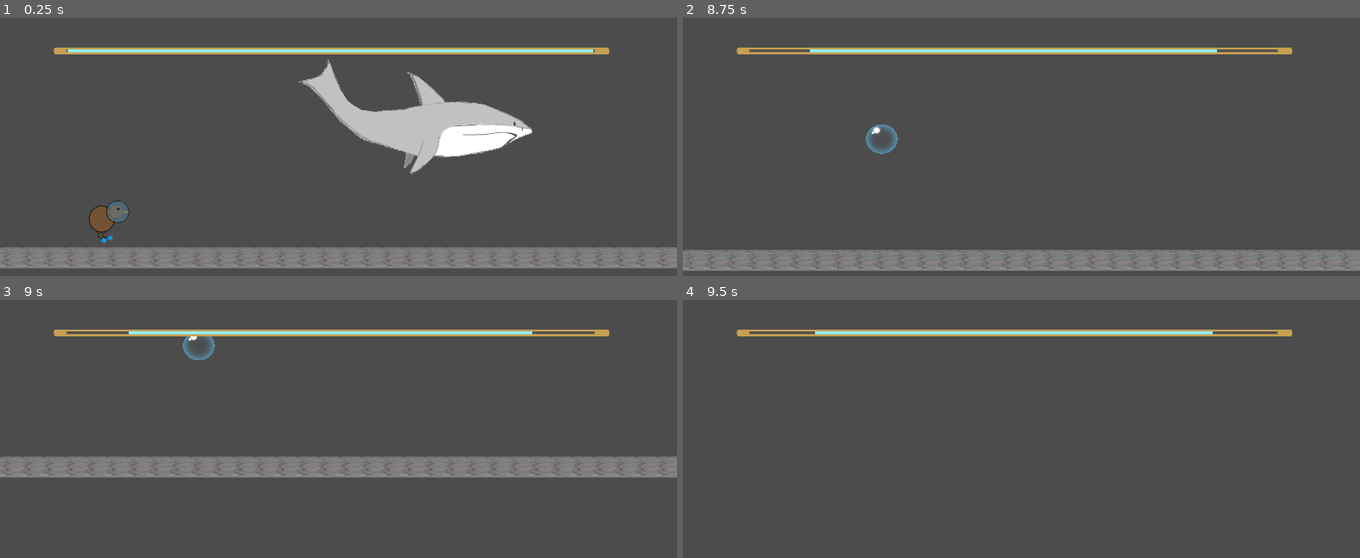
Above: before the commit, frames 1-4 (two rows, left to right).
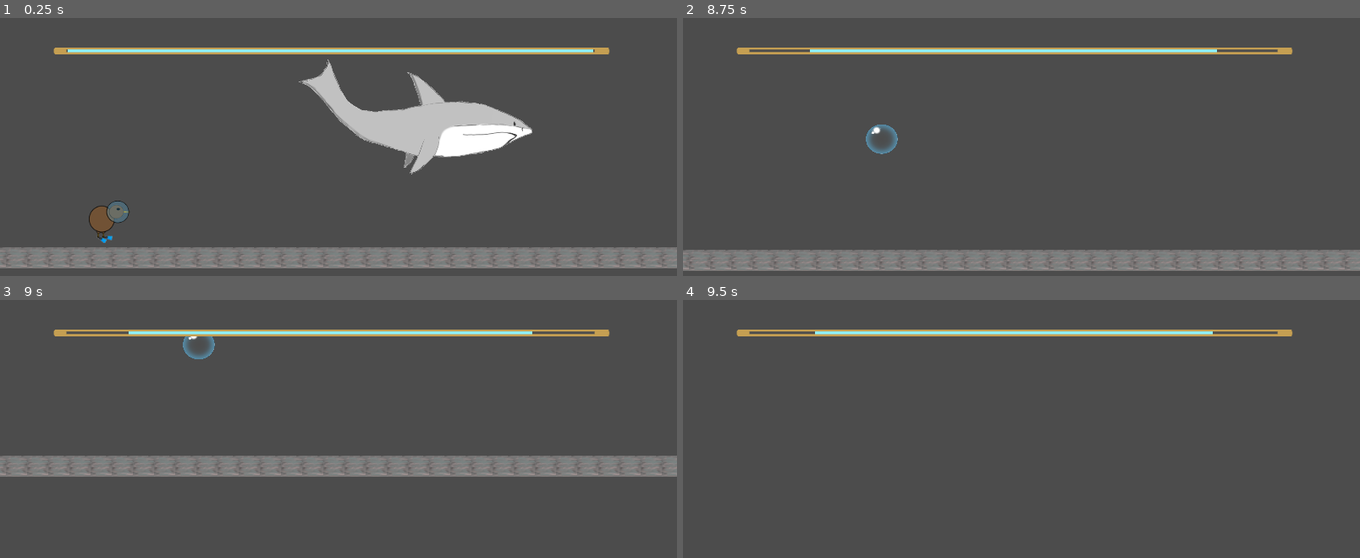
Above: after the commit, the same moments.

Repository: Cpt-Barbosa/CodeGameJam2022
Game: Godot game, scene res://scenes/Game.tscn
Two runs of this game, one before a commit and one after it. Both use one fixed random seed, a clock stepped at 60 frames per second and the inputs below.
Inputs:
- Up to frame 1 (0.25 s): no input
- Up to frame 2 (8.75 s): hold D (move_right) 0.53-2.03 s; tap J (attack) every 0.75 s from 0.6 to 8.1 s; tap Space (jump) at 0.77, 1.52, 3.02, 3.77, 4.52, 6.02, 6.77, 7.25, 7.52 s; hold Q (move_left) 2.03-4.28 s; hold D (move_right) 4.28-8.03 s; tap Enter at 6.5, 8 s; hold Q (move_left) from 8.03 s (still down)
- Up to frame 3 (9 s): keep holding Q (move_left); tap Space (jump) at 8.75 s; tap J (attack) at 8.85 s
- Up to frame 4 (9.5 s): keep holding Q (move_left); tap Space (jump) at 9.02 s

Frames 1-2 are identical in both runs. In frame 3, 1.0% of the frame differs, in the area x 0-100%, y 14-69%; in frame 4, nothing differs.

Commit message:
Ajout menu (sans titre)

Diff:
--- a/scenes/Game.tscn
+++ b/scenes/Game.tscn
@@ -16,7 +16,7 @@
 extents = Vector2( 15, 1711.5 )
 
 [sub_resource type="RectangleShape2D" id=8]
-extents = Vector2( 10, 1710 )
+extents = Vector2( 18.5, 1710 )
 
 [sub_resource type="CircleShape2D" id=9]
 
@@ -129,7 +129,7 @@
 position = Vector2( 1011, 190 )
 
 [node name="CollisionShape2D" type="CollisionShape2D" parent="MurDroit"]
-position = Vector2( 0, 1521 )
+position = Vector2( 8.5, 1521 )
 shape = SubResource( 8 )
 
 [node name="TriggerRequinG" type="Area2D" parent="."]
--- /dev/null
+++ b/scenes/MainMenu.gd
@@ -0,0 +1,24 @@
+extends Panel
+
+
+# Declare member variables here. Examples:
+# var a = 2
+# var b = "text"
+
+
+# Called when the node enters the scene tree for the first time.
+func _ready():
+	pass # Replace with function body.
+
+
+# Called every frame. 'delta' is the elapsed time since the previous frame.
+#func _process(delta):
+#	pass
+
+
+func _on_StartButton_pressed():
+	self.get_tree().change_scene("res://scenes/Game.tscn")
+
+
+func _on_QuitButton_pressed():
+	self.get_tree().quit()
--- /dev/null
+++ b/scenes/MainMenu.tscn
@@ -0,0 +1,57 @@
+[gd_scene load_steps=6 format=2]
+
+[ext_resource path="res://sprite/bg/background.png" type="Texture" id=1]
+[ext_resource path="res://scenes/MainMenu.gd" type="Script" id=2]
+[ext_resource path="res://sprite/joueur/Kiwi_-_droite_64.png" type="Texture" id=3]
+[ext_resource path="res://sprite/coffre/coffre.png" type="Texture" id=4]
+[ext_resource path="res://sprite/ennemi/requin/requin1.png" type="Texture" id=5]
+
+[node name="MainMenu" type="Panel"]
+anchor_right = 1.0
+anchor_bottom = 1.0
+script = ExtResource( 2 )
+__meta__ = {
+"_edit_use_anchors_": false
+}
+
+[node name="Background" type="Sprite" parent="."]
+position = Vector2( 513.5, -1122.25 )
+scale = Vector2( 1.42361, 0.999855 )
+texture = ExtResource( 1 )
+
+[node name="JoueurPNG" type="Sprite" parent="."]
+position = Vector2( 174, 449 )
+texture = ExtResource( 3 )
+
+[node name="CoffrePNG" type="Sprite" parent="."]
+position = Vector2( 863, 491 )
+scale = Vector2( 0.339329, 0.479592 )
+texture = ExtResource( 4 )
+
+[node name="RequinPNG" type="Sprite" parent="."]
+position = Vector2( 996, 157 )
+scale = Vector2( 0.618301, 0.614713 )
+texture = ExtResource( 5 )
+
+[node name="StartButton" type="Button" parent="."]
+margin_left = 405.0
+margin_top = 309.0
+margin_right = 614.0
+margin_bottom = 360.0
+text = "Commencer la partie "
+__meta__ = {
+"_edit_use_anchors_": false
+}
+
+[node name="QuitButton" type="Button" parent="."]
+margin_left = 405.0
+margin_top = 442.0
+margin_right = 614.0
+margin_bottom = 495.0
+text = "Quitter le jeu"
+__meta__ = {
+"_edit_use_anchors_": false
+}
+
+[connection signal="pressed" from="StartButton" to="." method="_on_StartButton_pressed"]
+[connection signal="pressed" from="QuitButton" to="." method="_on_QuitButton_pressed"]
